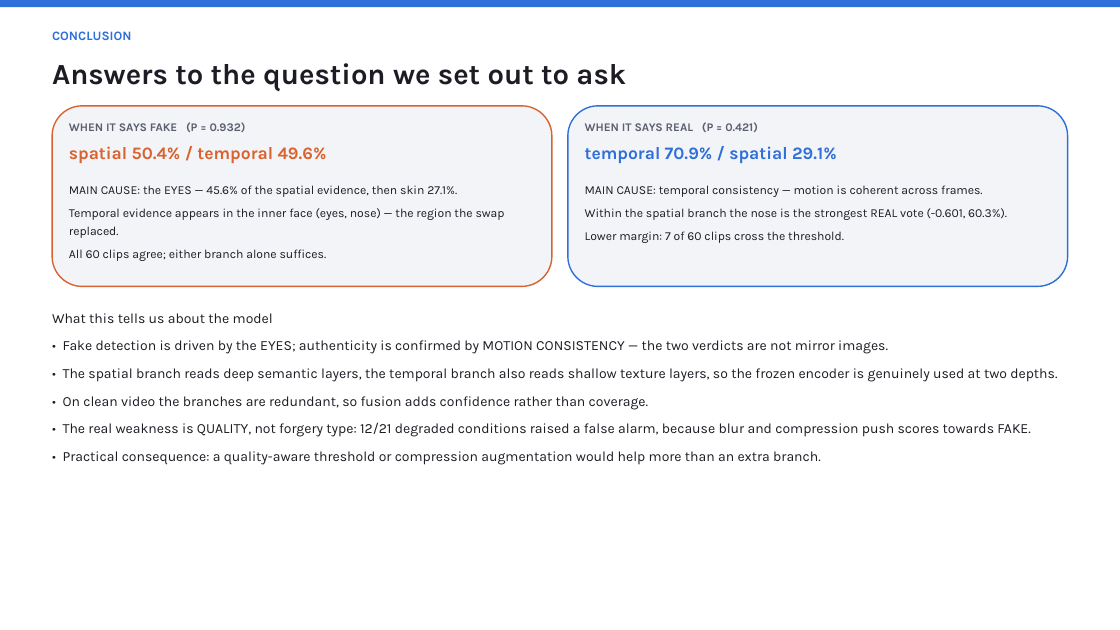
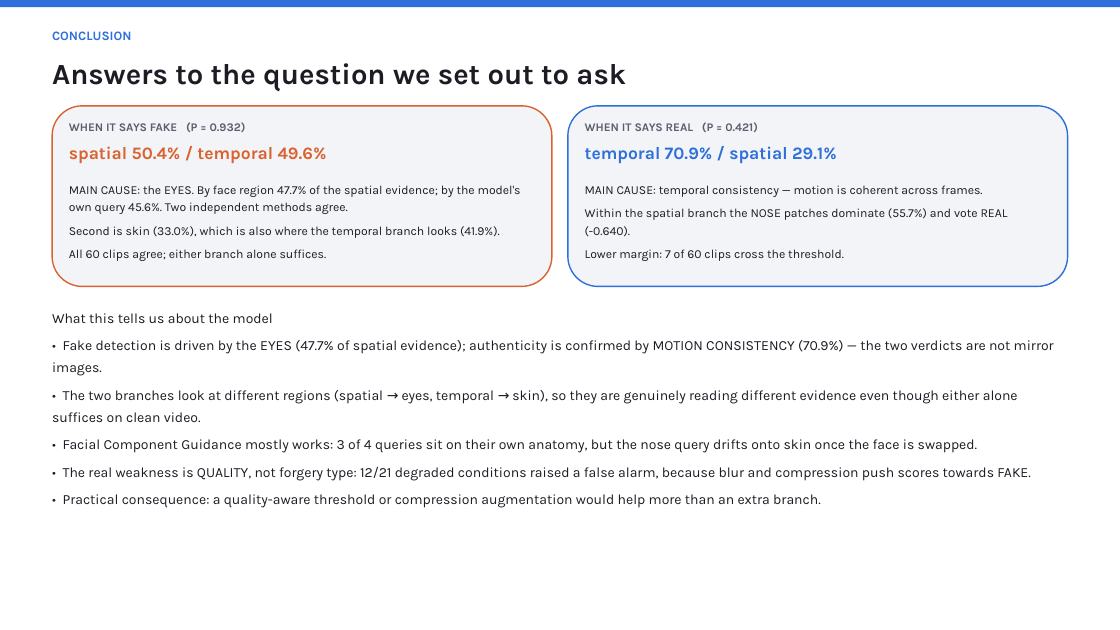
Before and after one commit to roshanraj9136/dfd-fcg-explainability, a slide deck: slide 15 of results/DFD_FCG_Explainability.pptx (slide 13 before the commit). Drawn at 1120x630 pixels with LibreOffice and Linux fonts; fonts in the diff are those of the drawing. Boxes give left, top, right and bottom in pixels: in the first picture for what was removed or moved away, otherwise in the second. Text is boxed around its words. In the diff, an @@ line names an element or a change of style, - is before the commit and + after.

Commit message:
Add region-based spatial attribution (patches grouped by facial landmarks)
The spatial feature y_s is a sum over the 256 patches as well as over layers and
queries, so the same exact decomposition yields per-patch and per-region shares.
Patches are grouped into eyes/nose/lips/skin/background using the 68 landmarks.

- exact per-region spatial attribution (additivity verified to 4e-16)
- FAKE driven by eye patches 47.7%; REAL by nose patches 55.7% (signed -0.640)
- cross-validates the query-space view (eyes 45.6% vs 47.7%) via an independent route
- branches read different regions: spatial favours eyes, temporal favours skin
- new finding: the nose FCG query is localised on the real face (86.2% own region)
  but drifts onto skin on the fake (9.1%), explaining the query/region discrepancy
- deck extended to 17 slides, layout re-validated

```diff
--- a/results/DFD_FCG_Explainability.pptx
+++ b/results/DFD_FCG_Explainability.pptx
@@ text at <box>69,185,521,238</box>: text changed @@
-MAIN CAUSE: the EYES — 45.6% of the spatial evidence, then skin 27.1%.
-Temporal evidence appears in the inner face (eyes, nose) — the region the swap replaced.
+MAIN CAUSE: the EYES. By face region 47.7% of the spatial evidence; by the model's own query 45.6%. Two independent methods agree.
+Second is skin (33.0%), which is also where the temporal branch looks (41.9%).
@@ text at <box>585,208,1008,236</box>: text changed @@
-Within the spatial branch the nose is the strongest REAL vote (-0.601, 60.3%).
+Within the spatial branch the NOSE patches dominate (55.7%) and vote REAL (-0.640).
@@ text at <box>52,340,1054,453</box>: text changed @@
-• Fake detection is driven by the EYES; authenticity is confirmed by MOTION CONSISTENCY — the two verdicts are not mirror images.
-• The spatial branch reads deep semantic layers, the temporal branch also reads shallow texture layers, so the frozen encoder is genuinely used at two depths.
-• On clean video the branches are redundant, so fusion adds confidence rather than coverage.
+• Fake detection is driven by the EYES (47.7% of spatial evidence); authenticity is confirmed by MOTION CONSISTENCY (70.9%) — the two verdicts are not mirror images.
+• The two branches look at different regions (spatial → eyes, temporal → skin), so they are genuinely reading different evidence even though either alone suffices on clean video.
+• Facial Component Guidance mostly works: 3 of 4 queries sit on their own anatomy, but the nose query drifts onto skin once the face is swapped.
```
Also in this commit, not shown: 4 other slides changed, 2 slides added, 9 other files.
